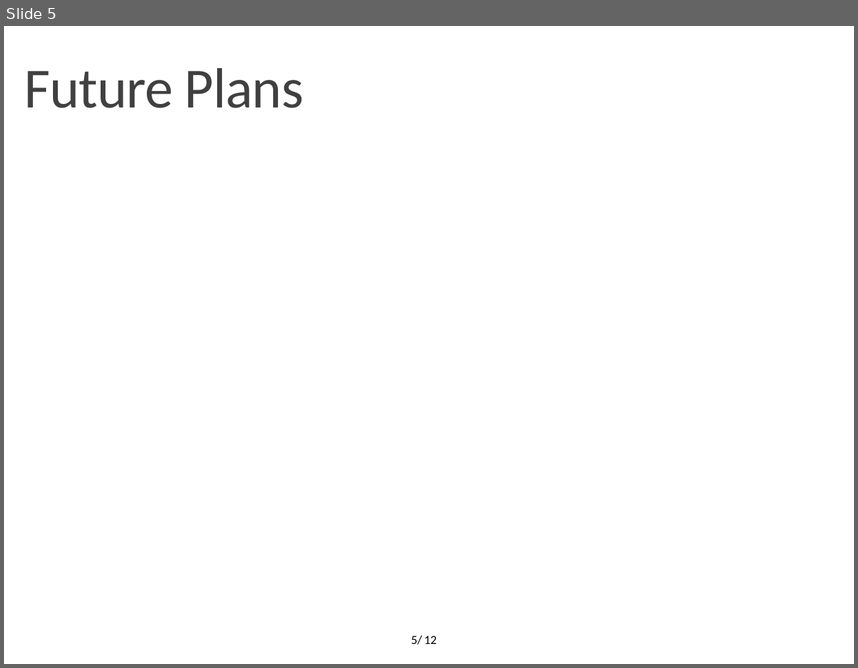
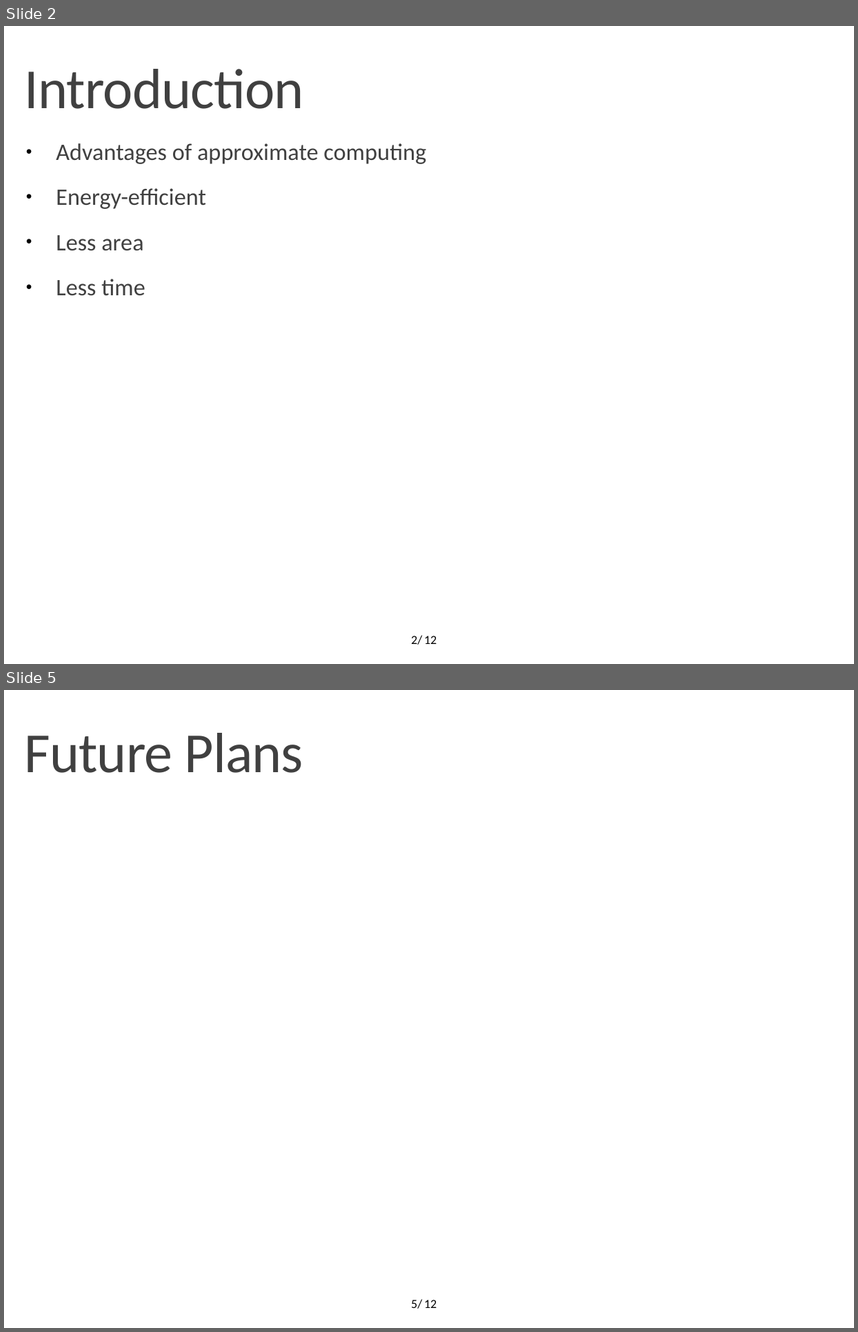
Before and after one commit to OrionLightning/Approximate-Circuit, a slide deck: Presentation Slides/Midterm 23-11-2021.pptx. Shown one above the other, each under a label of ours: slide 5 before the commit, slides 2 and 5 after it; the slides between them are not shown. The pictures are 858x668 and 858x1332 pixels, drawn with LibreOffice and Linux fonts; fonts in the diff are those of the drawing; background and template pictures are left out. Boxes give left, top, right and bottom in pixels: in the first picture for what was removed or moved away, otherwise in the second. Text is boxed around its words. In the diff, an @@ line names an element or a change of style, - is before the commit and + after.

```diff
--- a/Presentation Slides/Midterm 23-11-2021.pptx
+++ b/Presentation Slides/Midterm 23-11-2021.pptx
@@ slide 2 added at box(4, 26, 854, 664), background #FFFFFF; not listed: 1 template element that a slide beside it also shows @@
@@ text added at box(24, 69, 303, 109), 48 pt, text #404040 @@
+Introduction
@@ text added at box(56, 143, 426, 296), 20 pt, text #404040 @@
+● Advantages of approximate computing
+● Energy-efficient
+● Less area
+● Less time
@@ page number added at box(411, 635, 422, 644), 10.5 pt, text #000000 @@
+2/
```
Also in this commit, not shown: 3 slides changed, 1 slide removed.
